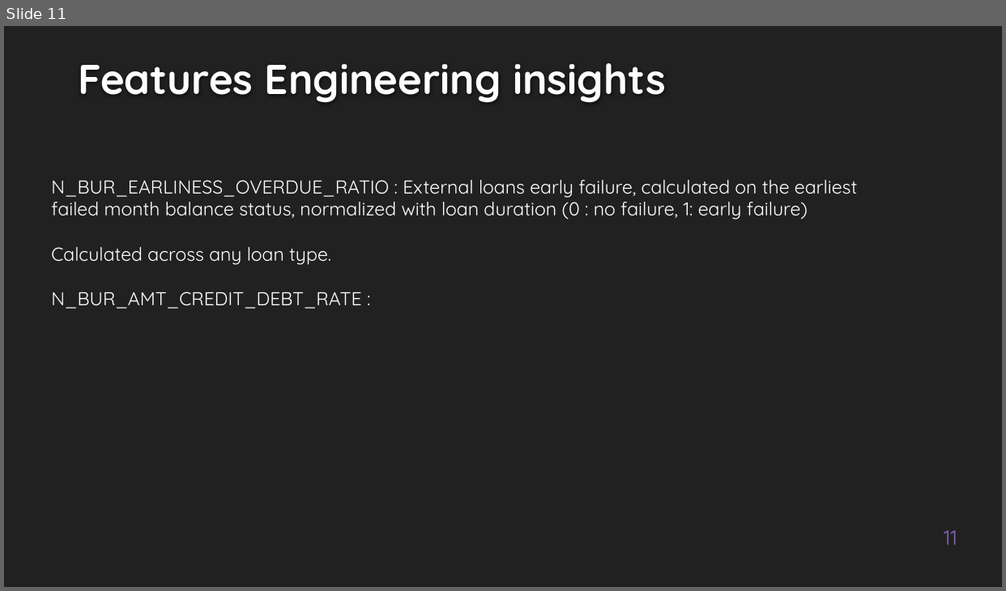
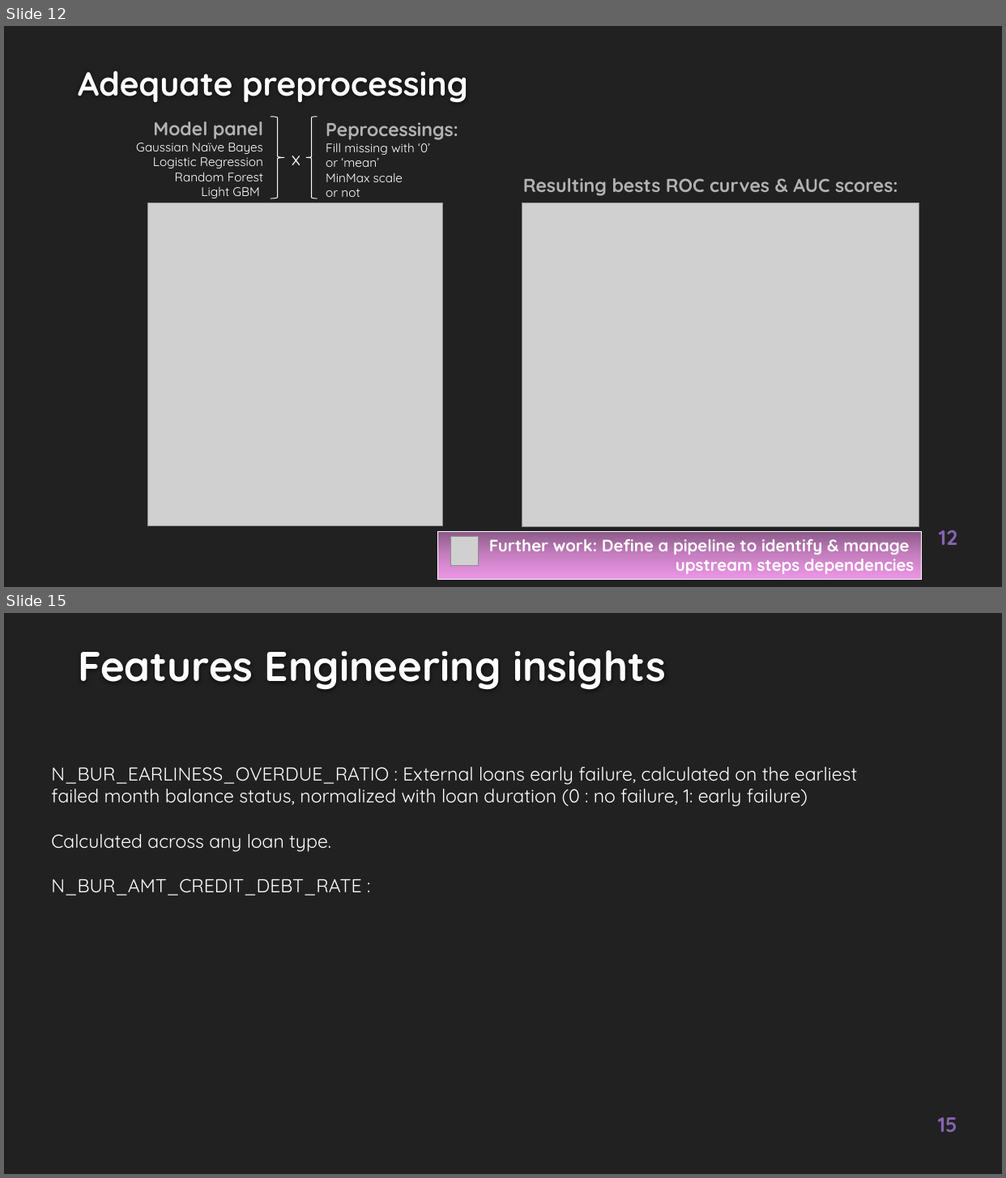
Before and after one commit to EtienneLardeur/P7_Scoring, a slide deck: P7_Support.pptx. Shown one above the other, each under a label of ours: slide 11 before the commit, slides 12 and 15 after it; the slides between them are not shown. The pictures are 1006x591 and 1006x1178 pixels, drawn with LibreOffice and Linux fonts; fonts in the diff are those of the drawing; grey boxes stand for pictures; background and template pictures are left out. Boxes give left, top, right and bottom in pixels: in the first picture for what was removed or moved away, otherwise in the second. Text is boxed around its words. In the diff, an @@ line names an element or a change of style, - is before the commit and + after.

Commit message:
almost done with model
still a few troubles with threshold, but any other step is fully explained and a fitted best model dumped!

```diff
--- a/P7_Support.pptx
+++ b/P7_Support.pptx
@@ slide 12 added at [4,26,1002,587], background #212121 @@
@@ title added at [78,71,468,102], 32 pt, text #FEFEFE, bold @@
+Adequate preprocessing
@@ text added at [136,122,263,199], 12 pt, text #FFFFFF @@
+Model panel
+Gaussian Naïve Bayes
+Logistic Regression
+Random Forest
+Light GBM
@@ right brace added at [270,117,284,199], outline #FFFFFF 0.75 pt @@
@@ right brace added at [306,117,317,199], outline #FFFFFF 0.75 pt @@
@@ text added at [326,122,458,197], 12 pt, text #FFFFFF @@
+Peprocessings:
+Fill missing with ‘0’
+or ‘mean’
+MinMax scale
+or not
@@ text added at [292,156,300,165], 18 pt, text #FFFFFF @@
+x
@@ text added at [523,178,898,196], 18 pt, text #B2B2B2, bold @@
+Resulting bests ROC curves & AUC scores:
@@ picture added at [147,203,443,527] @@
@@ picture added at [522,203,919,527] @@
@@ rectangle added at [438,531,922,579], fill gradient #8C5988 to #C77FC2 to #ED97E6, outline #FFFFFF 0.75 pt, 16 pt, text #FFFFFF, bold @@
+Further work: Define a pipeline to identify & manage
+upstream steps dependencies
@@ page number added at [939,531,957,545], 20 pt, text #8664B0, bold @@
+12
@@ picture added at [451,536,479,565] @@
@@ what was slide 11 is now slide 15 @@
@@ page number at [938,1118,957,1132]: text changed; bold on @@
-11
+15
```
Also in this commit, not shown: 8 slides changed, 4 other slides added, 2 slides removed, 1 other file.
